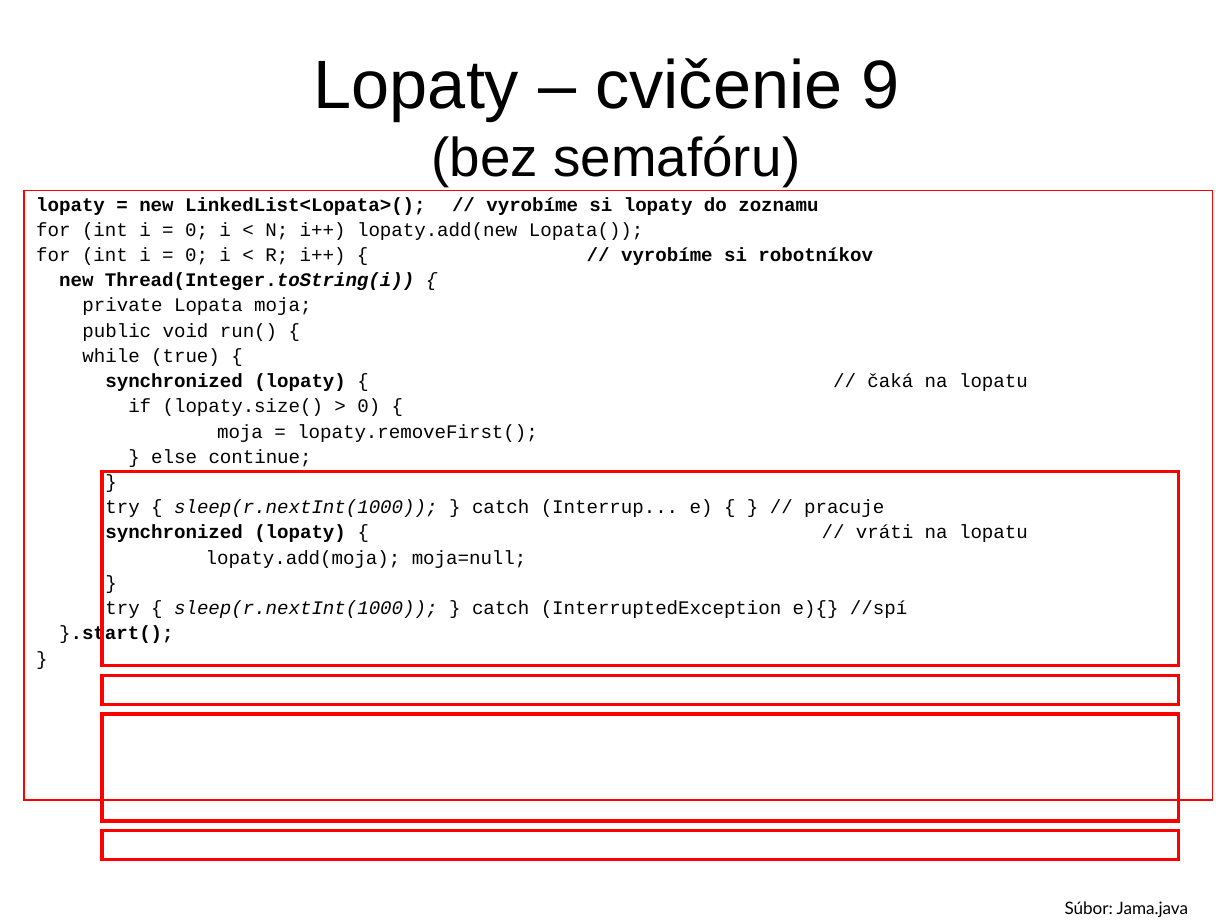
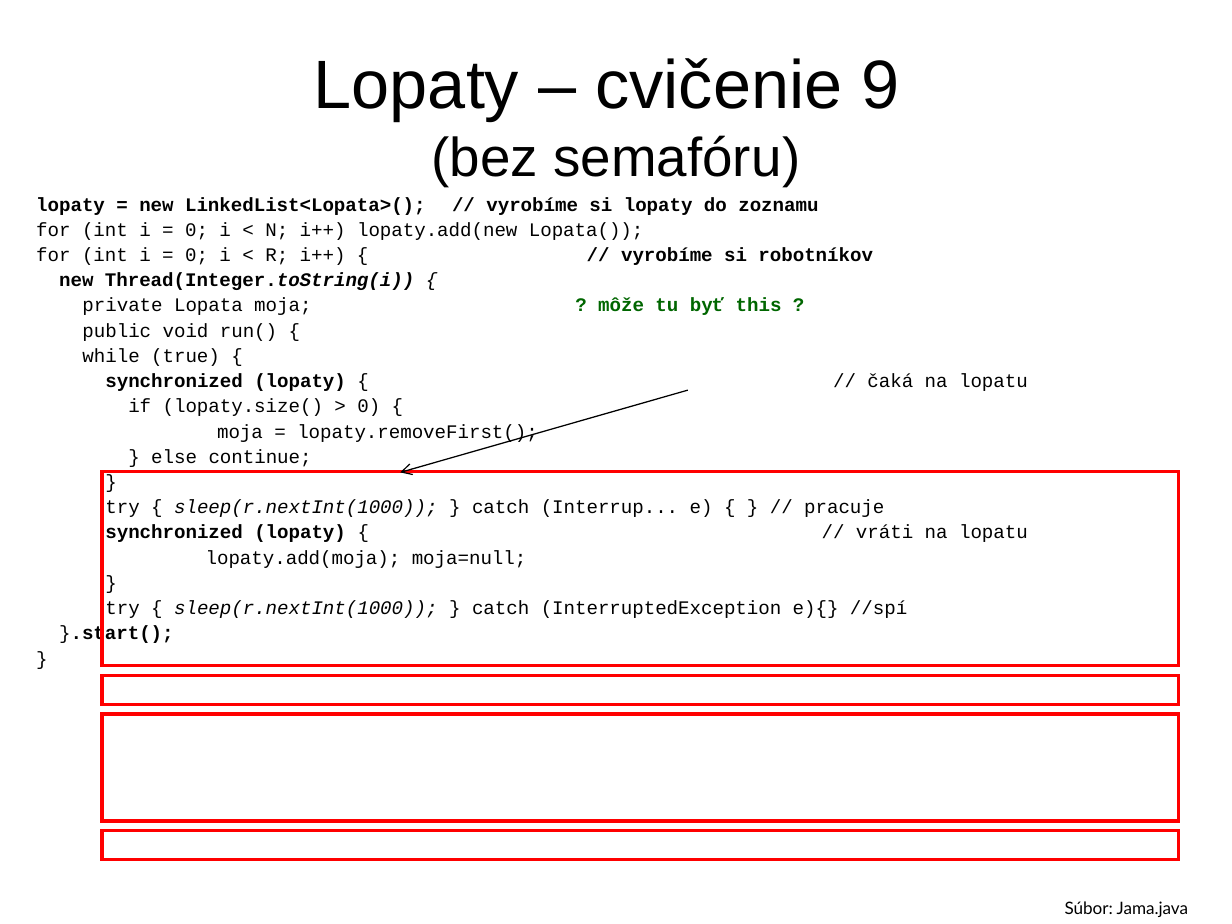
Before and after one commit to Programovanie4/Prednasky, a slide deck: slide 19 of 09/09_java.ppt. Drawn at 1232x924 pixels with LibreOffice and Linux fonts; fonts in the diff are those of the drawing. Boxes give left, top, right and bottom in pixels: in the first picture for what was removed or moved away, otherwise in the second. Text is boxed around its words. In the diff, an @@ line names an element or a change of style, - is before the commit and + after.

```diff
--- a/09/09_java.ppt
+++ b/09/09_java.ppt
@@ text "lopaty = new LinkedList<Lopata>(); // ...": place and size @@
-text "lopaty = new LinkedList<Lopata>(); // ..." at [25, 191, 1214, 801]
+text "lopaty = new LinkedList<Lopata>(); // ..." at [36, 197, 1028, 646]
@@ text "lopaty = new LinkedList<Lopata>(); // ..." at [36, 197, 1028, 646]: outline #FF0000 0.74 pt to none @@
@@ text at [82, 298, 782, 315]: text changed @@
-private Lopata moja;
+private Lopata moja; ? môže tu byť this ?
@@ arrow added from (687, 391) to (400, 472), #000000 0.74 pt @@
```
Also in this commit, not shown: 2 other slides changed, 2 slides added, 3 other files.
